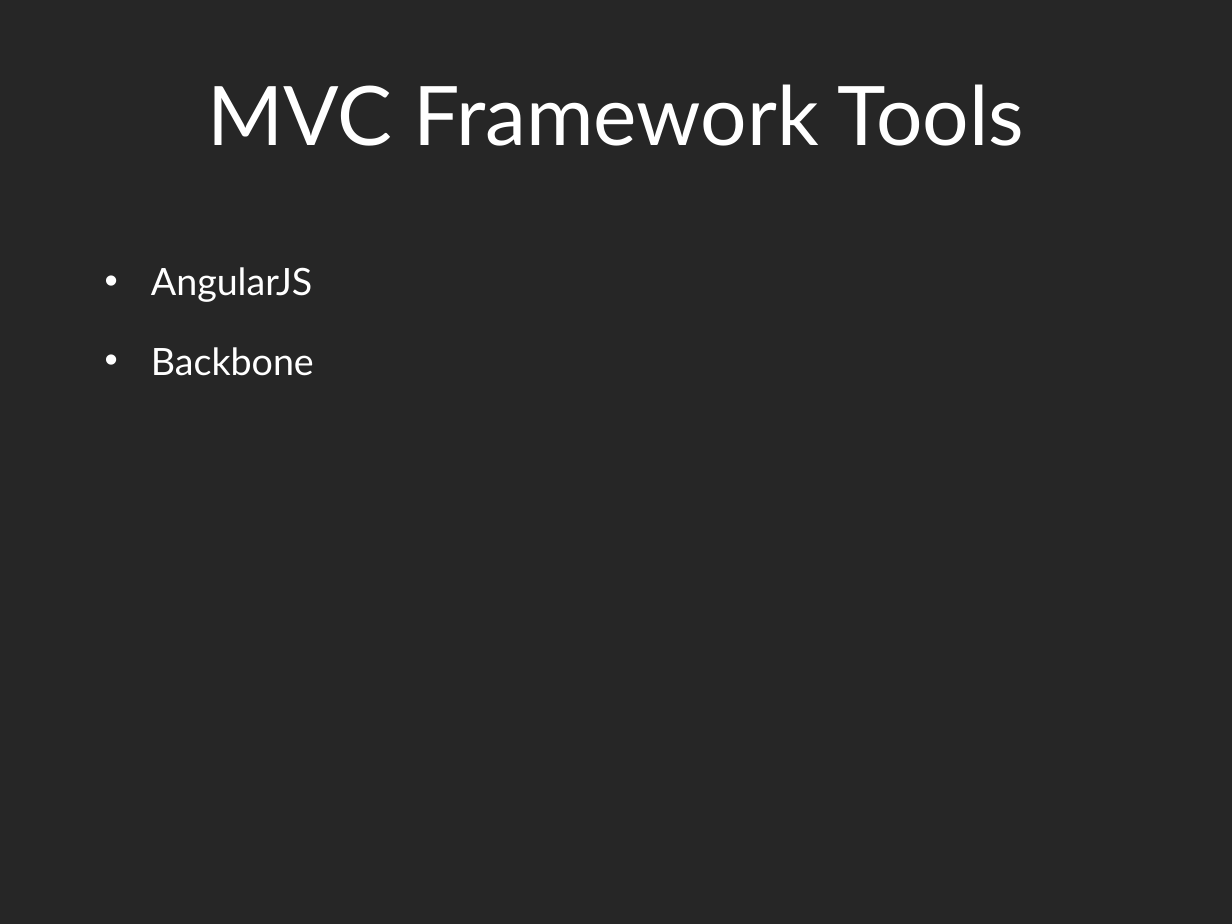
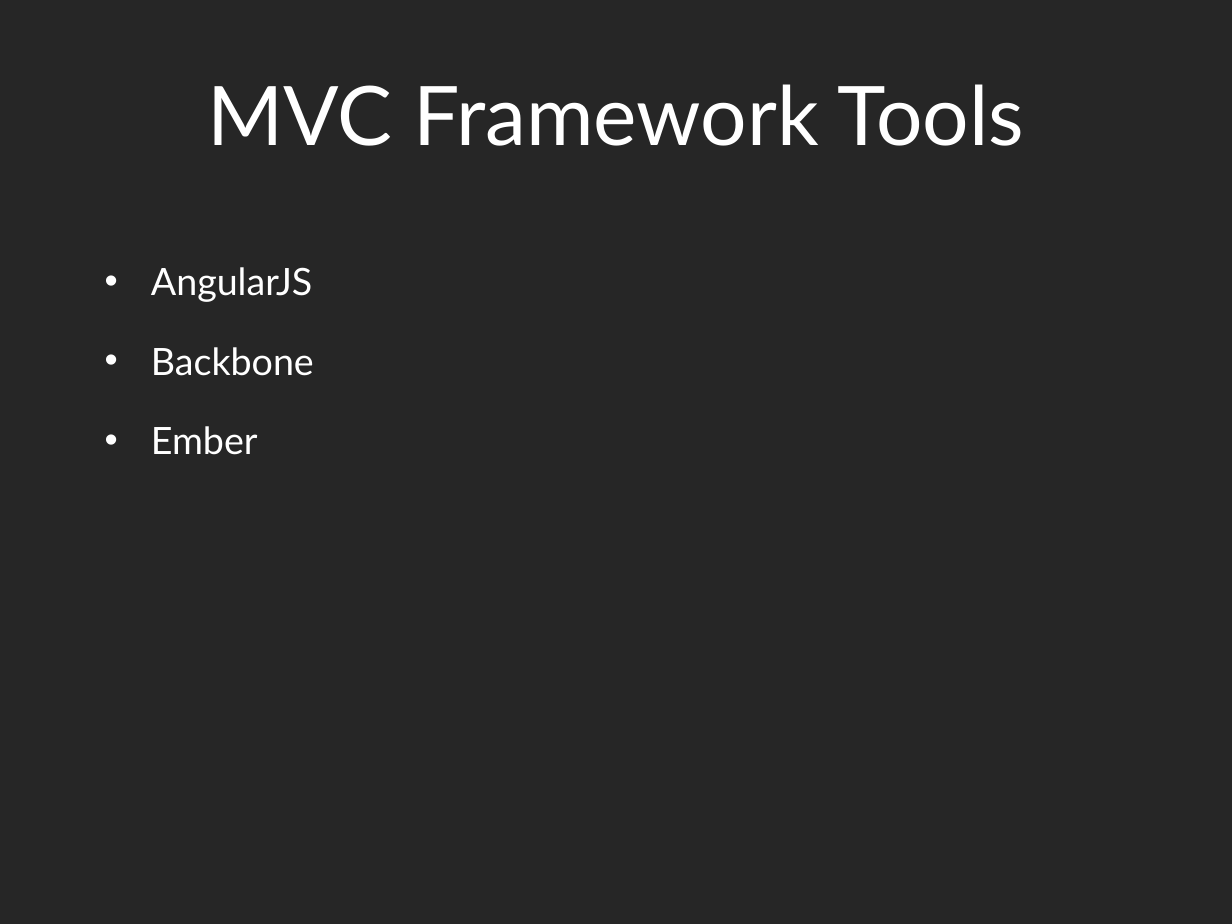
Before and after one commit to dantasse/ssuiweb2014, a slide deck: slide 46 of week10/week10.pptx (slide 43 before the commit). Drawn at 1232x924 pixels with LibreOffice and Linux fonts; fonts in the diff are those of the drawing. Boxes give left, top, right and bottom in pixels: in the first picture for what was removed or moved away, otherwise in the second. Text is boxed around its words. In the diff, an @@ line names an element or a change of style, - is before the commit and + after.

```diff
--- a/week10/week10.pptx
+++ b/week10/week10.pptx
@@ text at [151,426,258,455]: paragraph added @@
+• Ember
```
Also in this commit, not shown: 6 other slides changed, 4 slides added, 1 slide removed, 2 other files.
